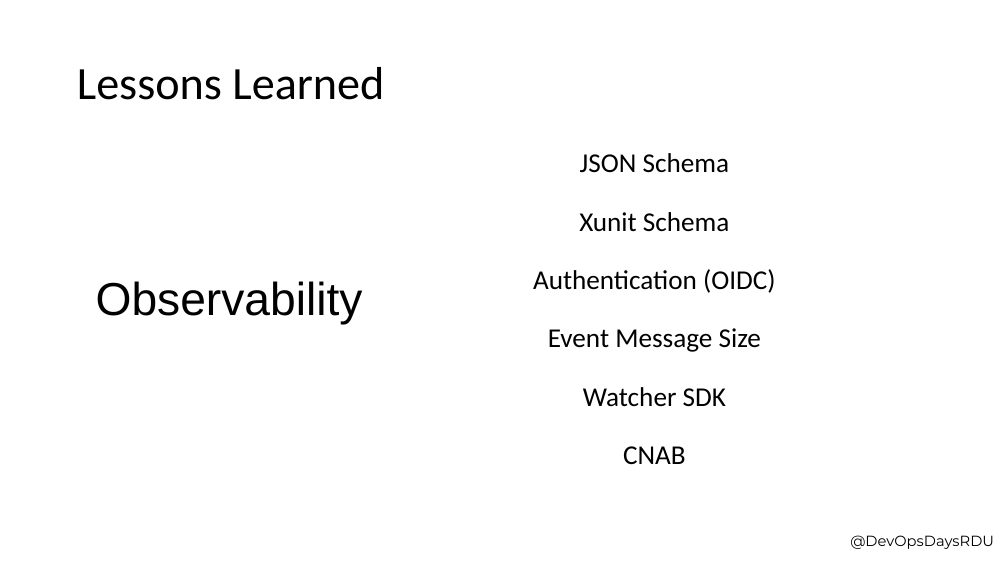
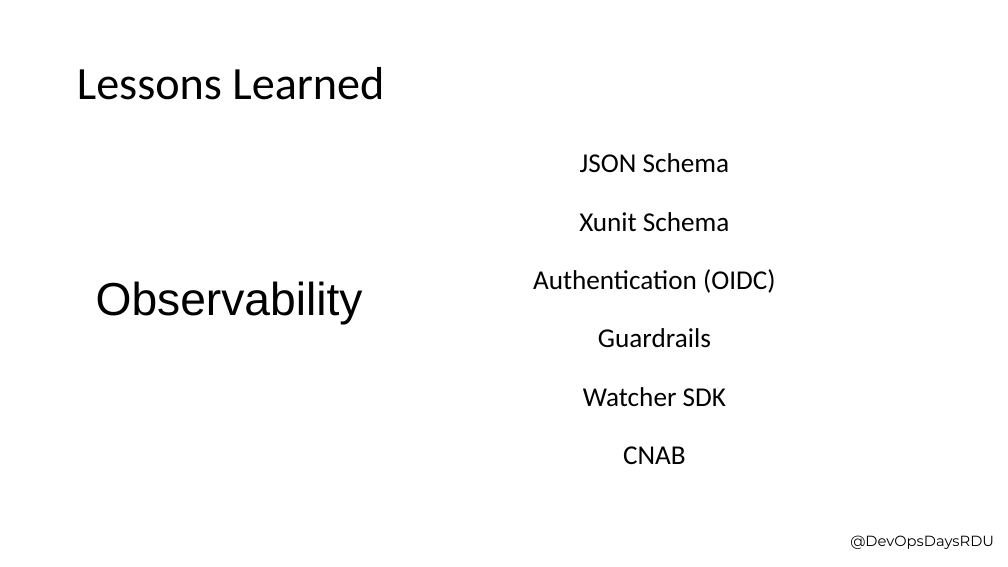
Before and after one commit to xbcsmith/xbcsmith, a slide deck: slide 17 of presentations/DevOpsDays/DevOpsDaysRaleigh_Keynote_Event_Driven_CICD_Pipelines.pptx. Drawn at 1008x567 pixels with LibreOffice and Linux fonts; fonts in the diff are those of the drawing; background and template pictures are left out. Boxes give left, top, right and bottom in pixels: in the first picture for what was removed or moved away, otherwise in the second. Text is boxed around its words. In the diff, an @@ line names an element or a change of style, - is before the commit and + after.

```diff
--- a/presentations/DevOpsDays/DevOpsDaysRaleigh_Keynote_Event_Driven_CICD_Pipelines.pptx
+++ b/presentations/DevOpsDays/DevOpsDaysRaleigh_Keynote_Event_Driven_CICD_Pipelines.pptx
@@ text at <box>598,328,711,348</box>: text changed @@
-Event Message Size
+Guardrails
```
Also in this commit, not shown: 1 slide added, 3 other files.
